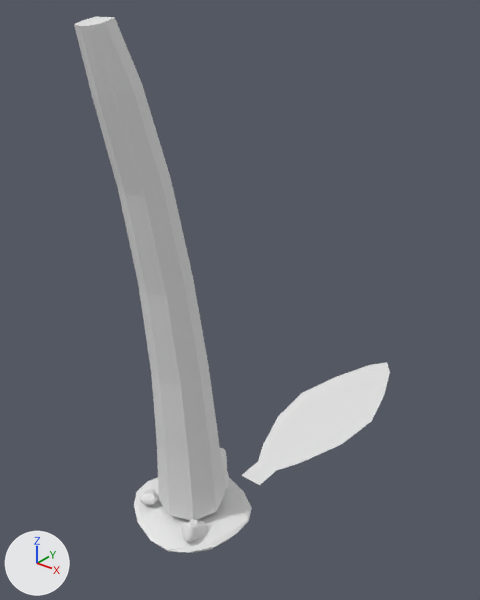
Renders of the Blender file Blender files/EasterIsland.blend from each side of a commit.
Camera for both pictures: a camera (50 mm lens) standing at (10.23, -10.6, 14.58) and looking at (-1.0, 3.43, 5.88). Arrows for +X, +Y and +Z are at lower left; the lights stay in place.

Before the edit, the objects in view are built like this:
```python
me_cube_005 = bpy.data.meshes.new('Cube.005')
me_cube_005.from_pydata(...)  # 58 vertices, 56 faces; spans x -0.92..0.92, y -2.38..0.92, z 1.24..13.93
me_plane = bpy.data.meshes.new('Plane')
me_plane.from_pydata(...)  # 130 vertices, 128 faces; spans x -1.75..1.59, y -1.65..1.66, z -0.86..0.07
me_plane.materials.append(mat_material_001)  # its picture is missing
me_plane_005 = bpy.data.meshes.new('Plane.005')
me_plane_005.from_pydata(...)  # 15 vertices, 7 faces; spans x -1.51..1.51, y -2.43..6.94, z 0.0
ob_cube_004 = bpy.data.objects.new('Cube.004', me_cube_005)
ob_cube_004.location = (0.0, 0.0, 0.0)
ob_island = bpy.data.objects.new('Island', me_plane)
ob_island.location = (0.02, 0.0, 1.05)
ob_plane = bpy.data.objects.new('Plane', me_plane_005)
ob_plane.location = (0.0, 5.15, 0.0)
```
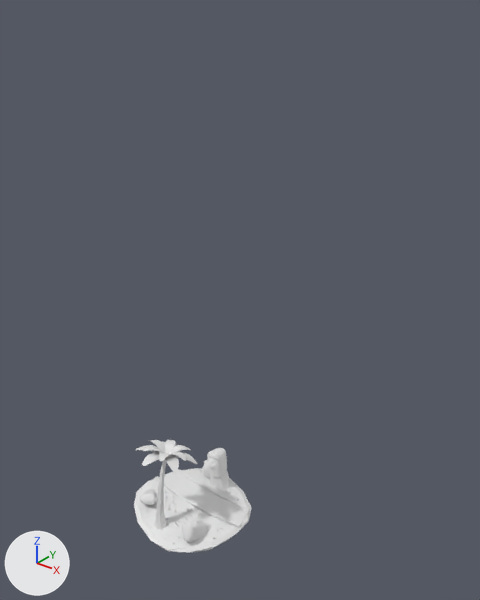
Boxes [x1, y1, x2, y2] around the edits, measured in the pictures (480 x 600 px):
'Cube.004', deleted: before [74, 17, 225, 520]
'Plane', deleted: before [241, 362, 390, 485]
'road', added: after [154, 469, 249, 527]
'palm tree', added: after [136, 440, 197, 530]
'grass', added: after [140, 469, 246, 545]

The edits, one by one:
Mesh me_plane_008 is new.
It has 330 vertices, 172 faces and spans x -1.75..1.61, y -1.7..1.75, z -0.24..0.21.
It uses material mat_material_001 (its picture is missing).
Mesh me_cube_002 is new.
It has 144 vertices, 125 faces and spans x -1.38..1.78, y -0.54..0.47, z -0.08..0.2.
It uses material mat_material_001 (its picture is missing).
Mesh me_plane_003 is new.
It has 278 vertices, 202 faces and spans x -6.9..9.8, y -3.9..10.2, z -0.1..8.4.
It uses material mat_material_001 (its picture is missing).
Object 'Cube.004' (ob_cube_004) is deleted.
Object 'Plane' (ob_plane) is deleted.
Object 'grass' (ob_grass) is new; it shows me_plane_008.
Its location is (0.0, 0.0, 1.04).
Its rotation in degrees is (0, 0, 14).
Its scale is (0.866, 0.866, 0.866).
Object 'road' (ob_road) is new; it shows me_cube_002.
Its location is (-0.22, 0.4, 0.96).
Object 'palm tree' (ob_palm_tree) is new; it shows me_plane_003.
Its location is (-0.13, -1.14, 0.94).
Its rotation in degrees is (0.6, -8.2, 331).
Its scale is (0.103, 0.103, 0.303).
